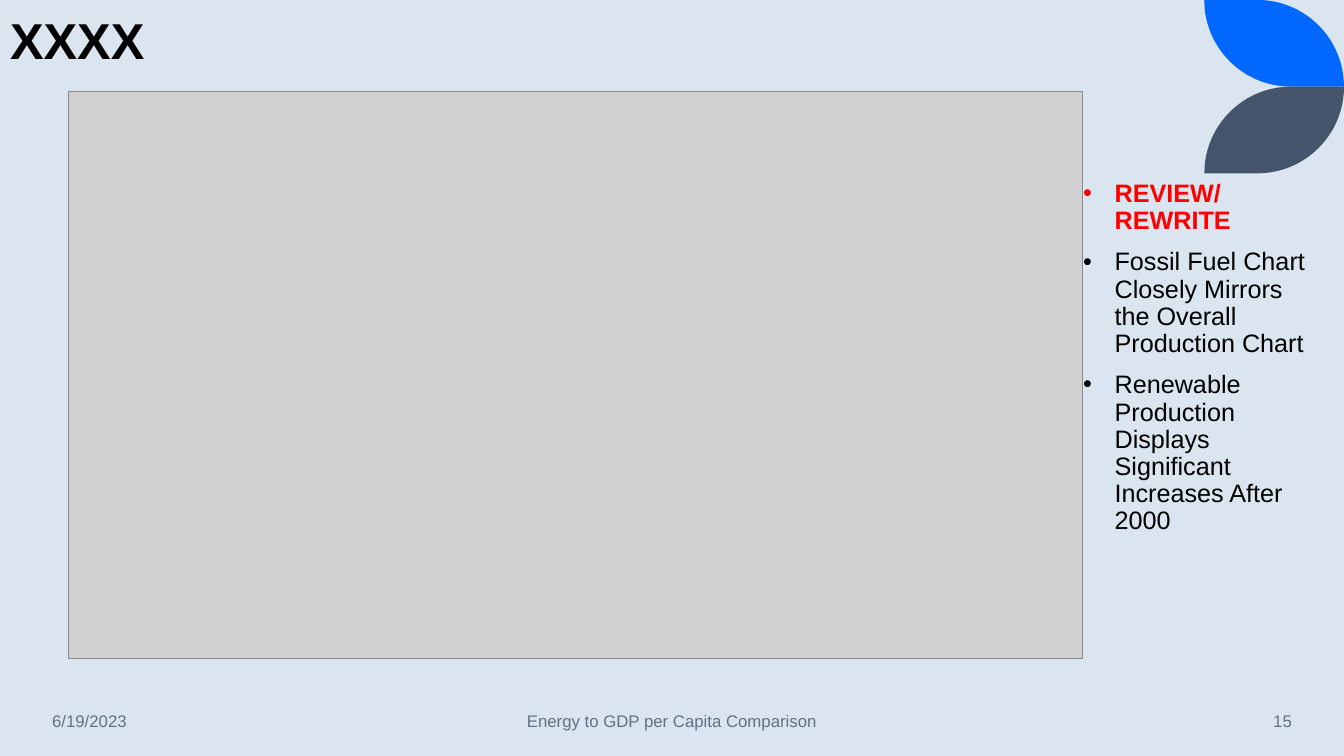
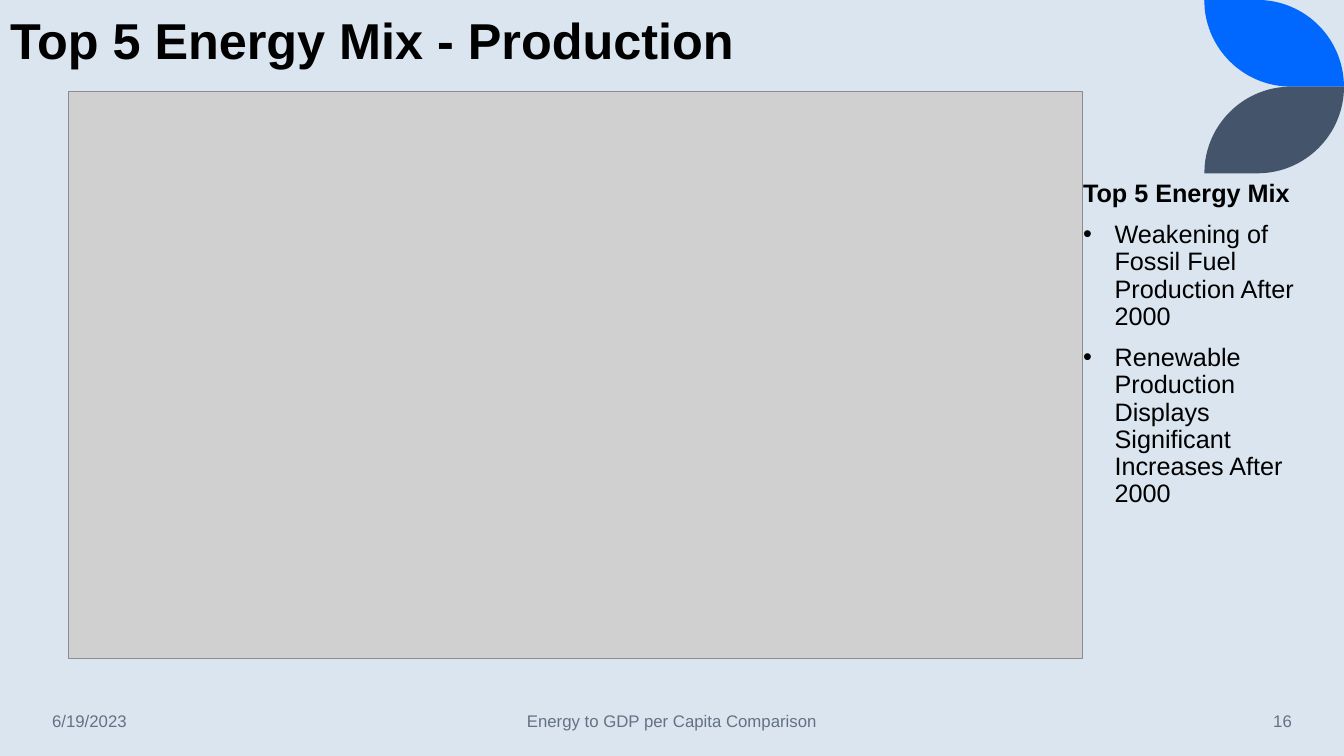
Before and after one commit to lawrence-haggerty/haggerty_energy_gdp_capstone, a slide deck: slide 16 of presentation/haggerty_energy_gdp_1.pptx (slide 15 before the commit). Drawn at 1344x756 pixels with LibreOffice and Linux fonts; fonts in the diff are those of the drawing; grey boxes stand for pictures. Boxes give left, top, right and bottom in pixels: in the first picture for what was removed or moved away, otherwise in the second. Text is boxed around its words. In the diff, an @@ line names an element or a change of style, - is before the commit and + after.

```diff
--- a/presentation/haggerty_energy_gdp_1.pptx
+++ b/presentation/haggerty_energy_gdp_1.pptx
@@ text at box(10, 22, 734, 69): text changed @@
-XXXX
+Top 5 Energy Mix - Production
@@ text at box(1083, 183, 1294, 326): text changed @@
-• REVIEW/REWRITE
-• Fossil Fuel Chart Closely Mirrors the Overall Production Chart
+Top 5 Energy Mix
+• Weakening of Fossil Fuel Production After 2000
```
Also in this commit, not shown: 12 other slides changed, 5 slides added, 39 slides removed, 1 other file.
